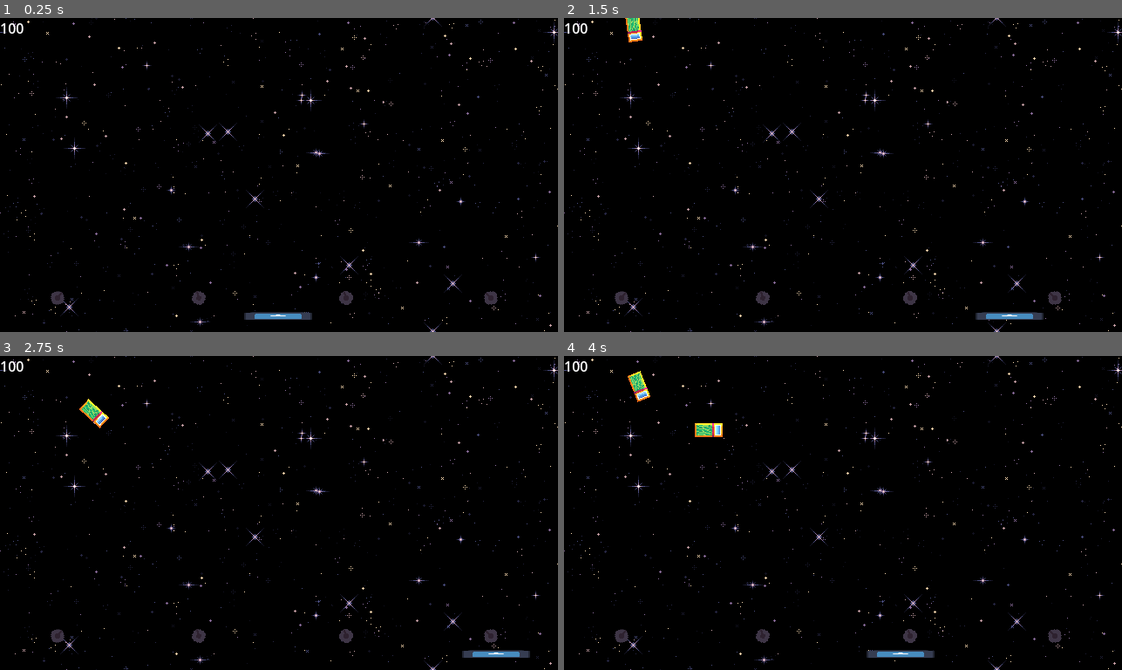
Above: before the commit, frames 1-4 (two rows, left to right).
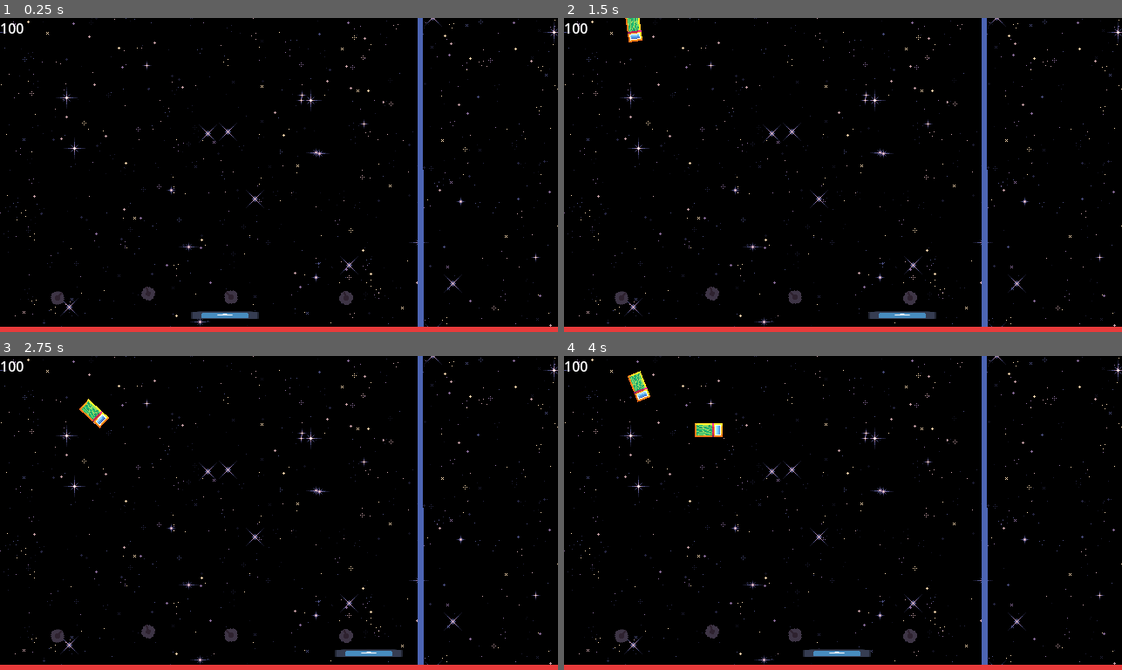
Above: after the commit, the same moments.

Repository: xefensor/tower-breakout
Game: Godot game, scene res://Game.tscn
Two runs of this game, one before a commit and one after it. Both use one fixed random seed, a clock stepped at 60 frames per second and the inputs below. The engine's default icon, where the game draws it, is replaced by a stand-in: a white triangle on a blue panel in a dark square. Sound files missing from this copy of the repository are replaced by a short silence.
Inputs:
- Up to frame 1 (0.25 s): no input
- Up to frame 2 (1.5 s): tap Enter at 0.5 s; hold D (paddle_right) 0.53-1.28 s; hold A (paddle_left) from 1.28 s (still down)
- Up to frame 3 (2.75 s): release A (paddle_left) at 2.03 s; hold D (paddle_right) from 2.03 s (still down)
- Up to frame 4 (4 s): release D (paddle_right) at 3.53 s; hold A (paddle_left) from 3.53 s (still down)

The runs differ from the first frame. In frame 1, 3.5% of the frame differs, in the area x 0-100%, y 0-100%; in frame 2, 3.6%; in frame 3, 3.6%; in frame 4, 3.6%.

Commit message:
paddle speed var fix and debug borders add

Diff:
--- a/levels/test_level_01.tscn
+++ b/levels/test_level_01.tscn
@@ -1,10 +1,11 @@
-[gd_scene load_steps=33 format=3 uid="uid://bhk4x0ost1vxj"]
+[gd_scene load_steps=34 format=3 uid="uid://bhk4x0ost1vxj"]
 
 [ext_resource type="Script" uid="uid://dfg76t0rxt750" path="res://systems/level.gd" id="1_yfto5"]
 [ext_resource type="PackedScene" uid="uid://cg1nqrd1e7p1d" path="res://paddles/paddle.tscn" id="2_idgjc"]
 [ext_resource type="Script" uid="uid://1lv2acxyuxrg" path="res://systems/health.gd" id="2_wro8d"]
 [ext_resource type="Texture2D" uid="uid://c5ar4brlhu1yh" path="res://levels/Space Background.png" id="2_yfto5"]
 [ext_resource type="PackedScene" uid="uid://4i6twcajef7o" path="res://enemies/truck_01/truck_01.tscn" id="3_pdau6"]
+[ext_resource type="Texture2D" uid="uid://cr2s72t1hjyrx" path="res://levels/borders.png" id="3_r1saj"]
 [ext_resource type="Texture2D" uid="uid://b7qelo73gdtqc" path="res://levels/light.png" id="5_op1qo"]
 [ext_resource type="Script" uid="uid://cr77osinysypj" path="res://systems/wave_system/wave_manager.gd" id="6_tulbc"]
 [ext_resource type="Script" uid="uid://cxnjwmh0faiw5" path="res://systems/wave_system/wave.gd" id="7_s38kx"]
@@ -111,7 +112,7 @@
 
 [sub_resource type="Curve2D" id="Curve2D_q27hf"]
 _data = {
-"points": PackedVector2Array(0, 0, 0, 0, -232, -242, -31.302 …(88 unchanged characters)… 03, -50.8026, -32.329, 50.8026, 32.329, 188, -98, 33.8684, -31.8158, -33.8684, 31.8158, 205, -5, 78.5132, -34.3816, -78.5132, 34.3816, -206, -51, -40.5395, -49.7763, 40.5395, 49.7763, -248, 54, -48.75, -67.7369, 48.75, 67.7369, 177, 125, 0, 0, 0, 0, 188, 251)
+"points": PackedVector2Array(0, 0, 0, 0, -232, -242, -31.302 …(88 unchanged characters)… 03, -50.8026, -32.329, 50.8026, 32.329, 94, -103, 33.8684, -31.8158, -33.8684, 31.8158, 89, -5, 78.5132, -34.3816, -78.5132, 34.3816, -206, -51, -40.5395, -49.7763, 40.5395, 49.7763, -248, 54, -48.75, -67.7369, 48.75, 67.7369, 42, 121, 0, 0, 0, 0, 62, 248)
 }
 point_count = 9
 
@@ -137,15 +138,17 @@
 shape = SubResource("RectangleShape2D_ueleu")
 
 [node name="CollisionShape2D4" type="CollisionShape2D" parent="StaticBody2D"]
-position = Vector2(330, 0)
+position = Vector2(169, 0)
 rotation = 1.5708
 shape = SubResource("RectangleShape2D_ueleu")
 
+[node name="Borders" type="Sprite2D" parent="StaticBody2D"]
+texture = ExtResource("3_r1saj")
+
 [node name="Camera2D" type="Camera2D" parent="."]
 
 [node name="Paddle" parent="." instance=ExtResource("2_idgjc")]
-position = Vector2(-1, 162)
-speed = 500.0
+position = Vector2(-62, 161)
 
 [node name="PointLight2D" type="PointLight2D" parent="."]
 position = Vector2(20, -554)
@@ -178,7 +181,7 @@
 rotation = -0.925025
 
 [node name="Tower2" parent="." instance=ExtResource("11_o3776")]
-position = Vector2(-92, 141)
+position = Vector2(-150, 136)
 rotation = -1.8326
 
 [node name="Tower3" parent="." instance=ExtResource("11_o3776")]
@@ -186,7 +189,7 @@
 rotation = -1.90241
 
 [node name="Tower4" parent="." instance=ExtResource("11_o3776")]
-position = Vector2(243, 141)
+position = Vector2(-55, 140)
 rotation = -2.32129
 
 [node name="Border" type="Area2D" parent="."]
--- a/paddles/paddle.gd
+++ b/paddles/paddle.gd
@@ -2,7 +2,7 @@
 class_name Paddle
 
 
-@export var speed : float = 5
+@export var _speed : float = 5
 @onready var _area_2d : Area2D = NodeUtils.get_child_by_class(self, Area2D)
 @export var ball_hit_audio_player : AudioStreamPlayer
 
@@ -13,7 +13,7 @@
 
 func _physics_process(delta: float) -> void:
 	var _direction = Input.get_axis("paddle_left", "paddle_right")
-	var _offset = _direction * speed * delta
+	var _offset = _direction * _speed * delta
 
 	if (_offset < 0 and not $LeftRayCast2D.is_colliding()) or (_offset > 0 and not $RightRayCast2D.is_colliding()):
 		position.x += _offset
--- a/paddles/paddle.tscn
+++ b/paddles/paddle.tscn
@@ -25,6 +25,7 @@
 collision_layer = 2
 sync_to_physics = false
 script = ExtResource("1_dmc7d")
+_speed = 300.0
 ball_hit_audio_player = NodePath("AudioStreamPlayer")
 metadata/_custom_type_script = "uid://c5epd81tvk5gi"
 
@@ -69,7 +70,7 @@
 
 [node name="RightRayCast2D" type="RayCast2D" parent="."]
 position = Vector2(39, 0)
-rotation = 4.71239
+rotation = -1.5708
 target_position = Vector2(4.37115e-08, 1)
 hit_from_inside = true
 
Binary file added: levels/borders.png
Not shown, added: levels/borders.png.import
